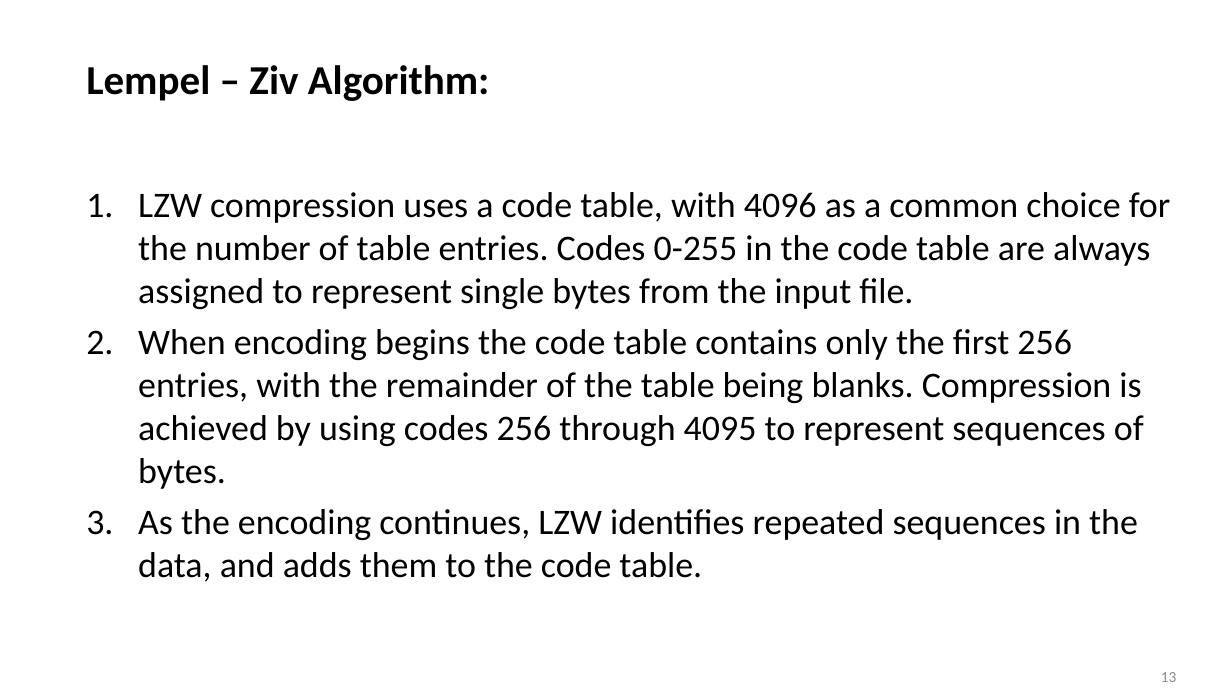
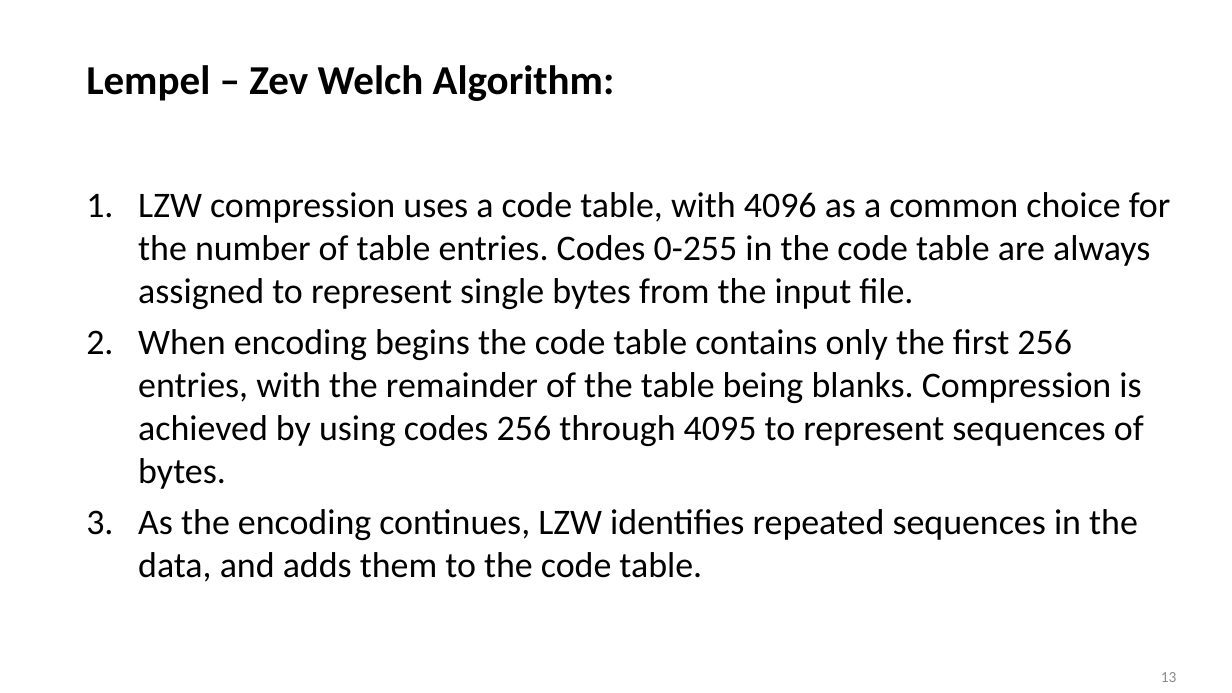
Before and after one commit to ashiagarwal73/Comparision-and-implementation-of-Compression-Algorithms, a slide deck: slide 13 of PodHandler.pptx. Drawn at 1232x693 pixels with LibreOffice and Linux fonts; fonts in the diff are those of the drawing; background and template pictures are left out. Boxes give left, top, right and bottom in pixels: in the first picture for what was removed or moved away, otherwise in the second. Text is boxed around its words. In the diff, an @@ line names an element or a change of style, - is before the commit and + after.

```diff
--- a/PodHandler.pptx
+++ b/PodHandler.pptx
@@ title at (86, 65, 615, 101): text changed @@
-Lempel – Ziv Algorithm:
+Lempel – Zev Welch Algorithm:
```
Also in this commit, not shown: 8 other slides changed.
